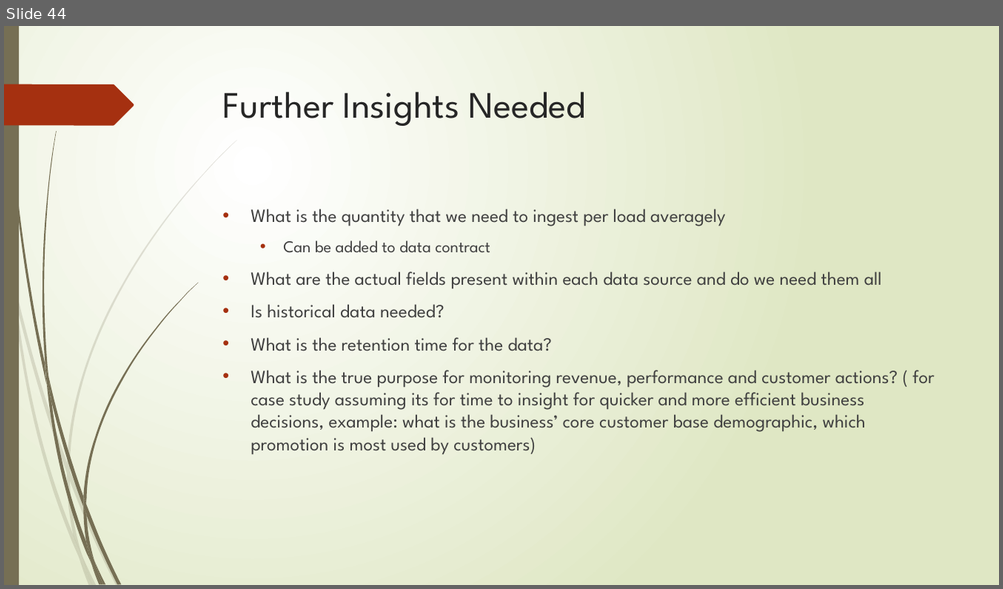
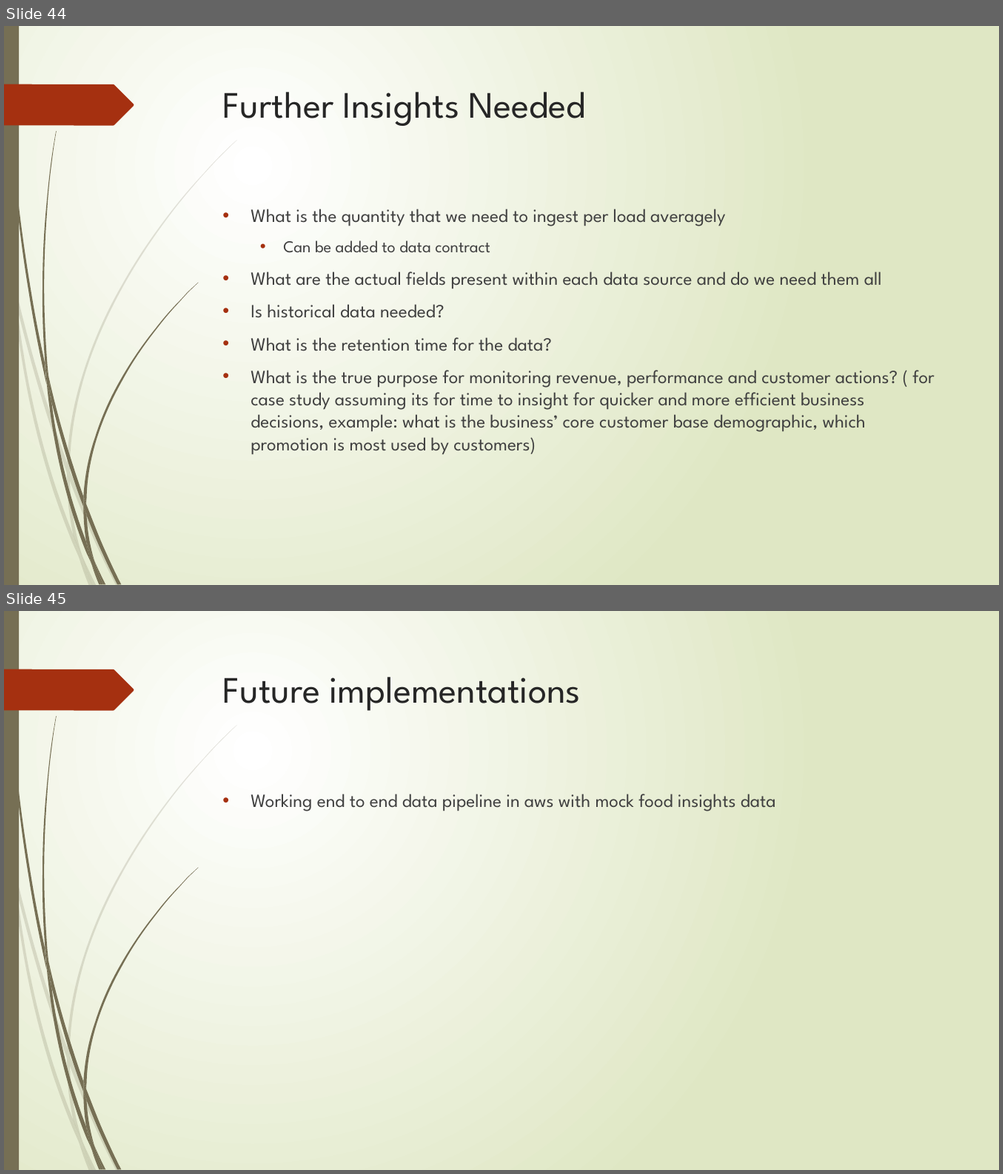
Before and after one commit to gabrielchanyk/food_insights_data_engineering, a slide deck: InsightEats Case Study.pptx. Shown one above the other, each under a label of ours: slide 44 before the commit, slides 44 and 45 after it. The pictures are 1003x589 and 1003x1174 pixels, drawn with LibreOffice and Linux fonts; fonts in the diff are those of the drawing. Boxes give left, top, right and bottom in pixels: in the first picture for what was removed or moved away, otherwise in the second. Text is boxed around its words. In the diff, an @@ line names an element or a change of style, - is before the commit and + after.

```diff
--- a/InsightEats Case Study.pptx
+++ b/InsightEats Case Study.pptx
@@ slide 45 added at <box>4,611,999,1170</box>, background gradient #FFFFFF to #DFE8C4; not listed: 24 template elements that a slide beside it also shows @@
@@ title added at <box>223,677,580,711</box>, 36 pt, text #262626 @@
+Future implementations
@@ text added at <box>250,794,776,812</box>, 18 pt, text #404040 @@
+• Working end to end data pipeline in aws with mock food insights data
```
Also in this commit, not shown: 51 other files.
